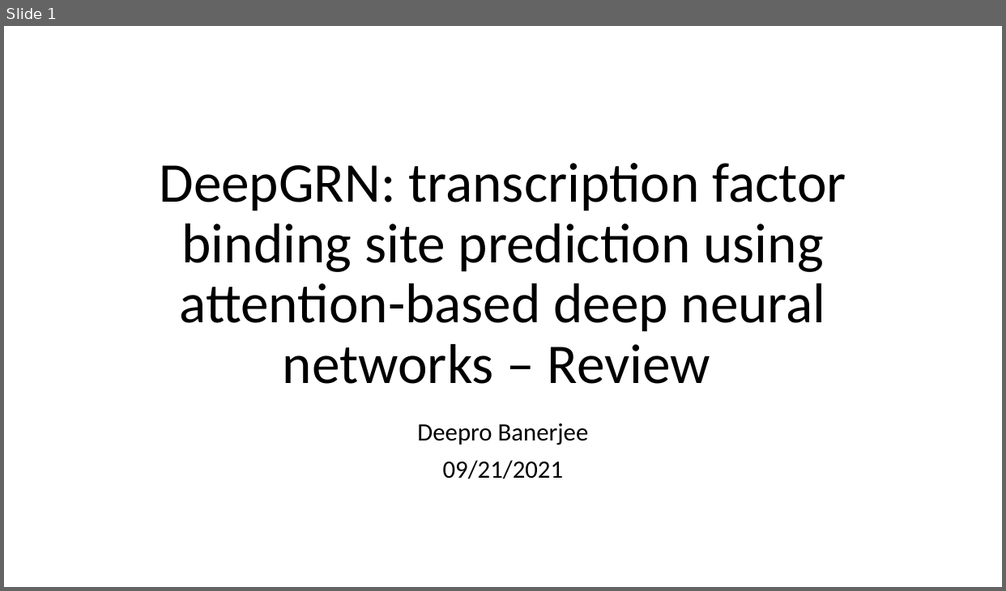
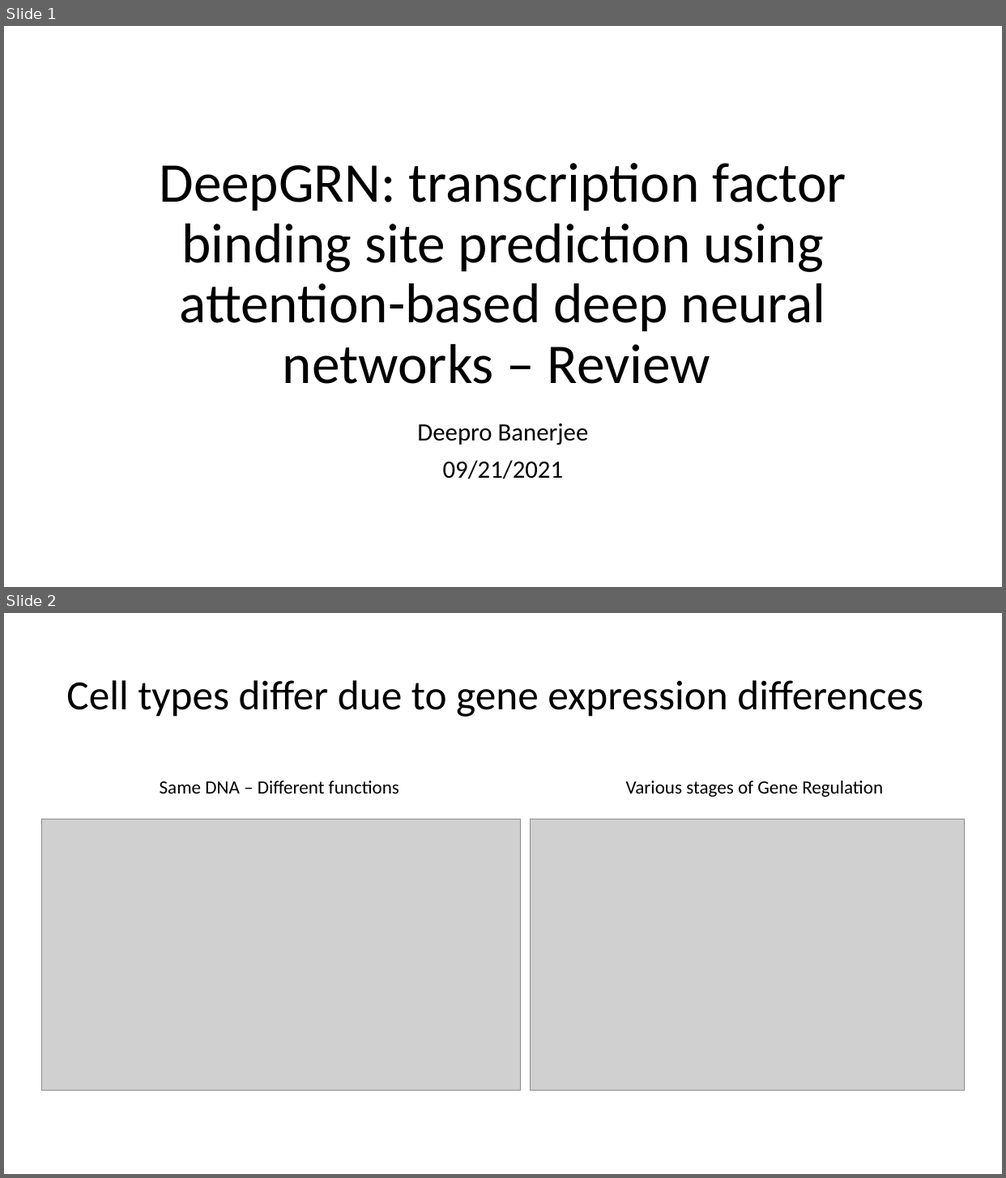
Before and after one commit to deeprob/JournalClub, a slide deck: Sep21/DeepGRN_092121.pptx. Shown one above the other, each under a label of ours: slide 1 before the commit, slides 1 and 2 after it. The pictures are 1006x591 and 1006x1178 pixels, drawn with LibreOffice and Linux fonts; fonts in the diff are those of the drawing; grey boxes stand for pictures. Boxes give left, top, right and bottom in pixels: in the first picture for what was removed or moved away, otherwise in the second. Text is boxed around its words. In the diff, an @@ line names an element or a change of style, - is before the commit and + after.

```diff
--- a/Sep21/DeepGRN_092121.pptx
+++ b/Sep21/DeepGRN_092121.pptx
@@ slide 2 added at <box>4,613,1002,1174</box>, background #FFFFFF @@
@@ title added at <box>66,680,923,717</box>, 40 pt, text #000000 @@
+Cell types differ due to gene expression differences
@@ text added at <box>160,781,399,794</box>, 18 pt, text #000000 @@
+Same DNA – Different functions
@@ text added at <box>626,781,883,797</box>, 18 pt, text #000000 @@
+Various stages of Gene Regulation
@@ picture added at <box>41,819,521,1091</box> @@
@@ picture added at <box>530,819,965,1091</box> @@
```
Also in this commit, not shown: 15 slides changed, 4 other slides added, 2 slides removed, 3 other files.
